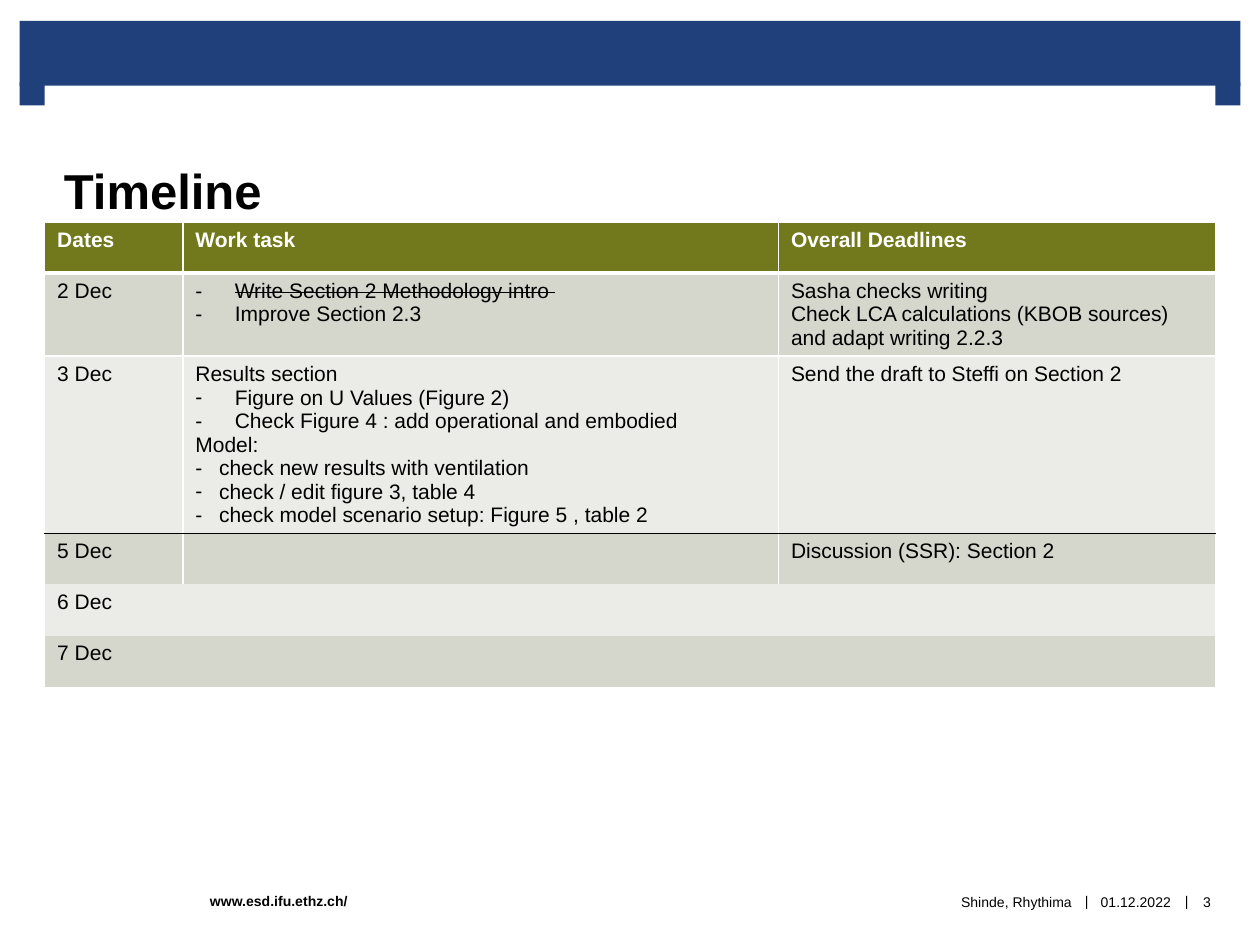
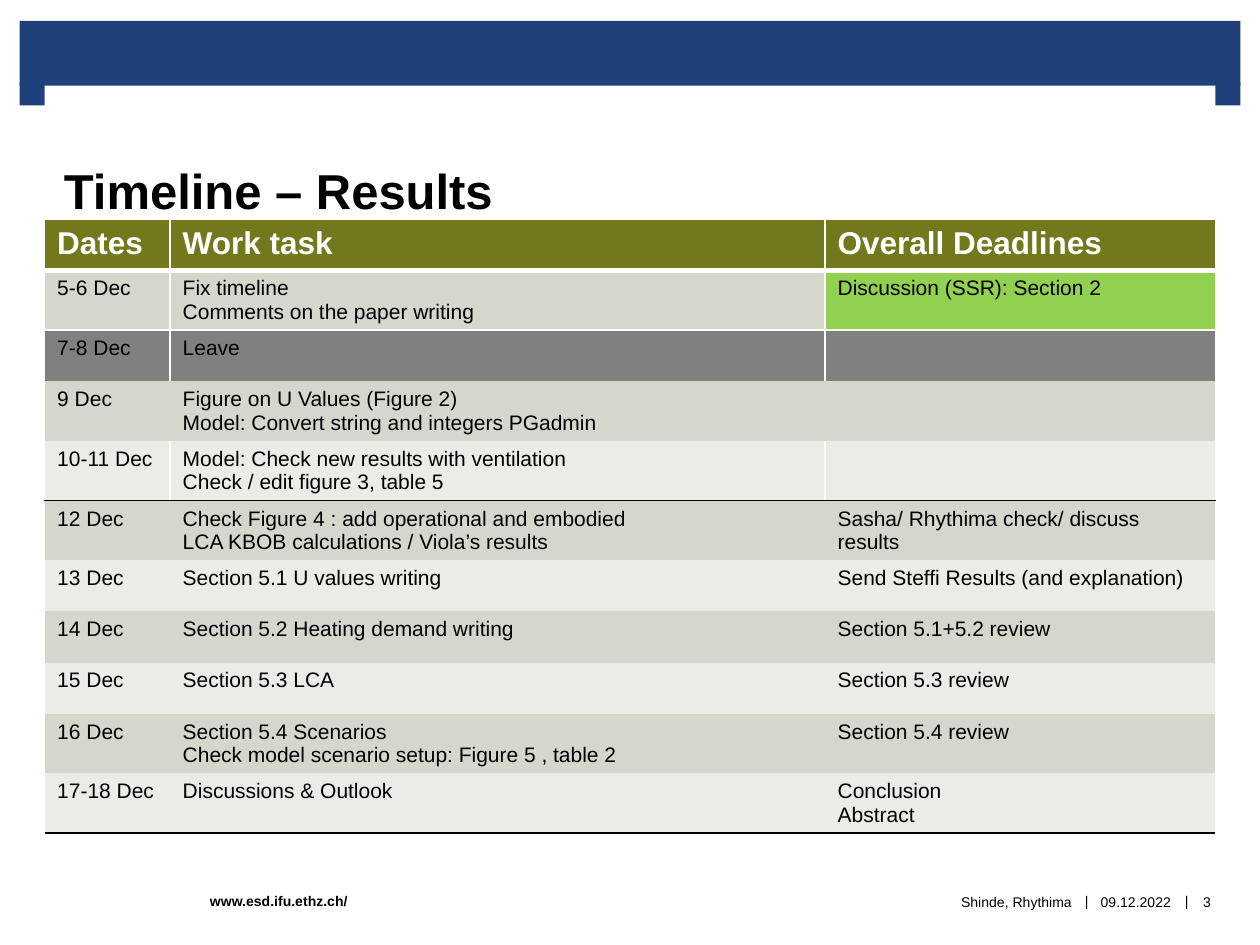
Before and after one commit to rhythimashinde/building-model, a slide deck: slide 3 of final/Discussion_paper.pptx. Drawn at 1260x945 pixels with LibreOffice and Linux fonts; fonts in the diff are those of the drawing; background and template pictures are left out. Boxes give left, top, right and bottom in pixels: in the first picture for what was removed or moved away, otherwise in the second. Text is boxed around its words. In the diff, an @@ line names an element or a change of style, - is before the commit and + after.

Commit message:
ppt change

```diff
--- a/final/Discussion_paper.pptx
+++ b/final/Discussion_paper.pptx
@@ title at box(64, 173, 493, 210): text changed @@
-Timeline
+Timeline – Results
@@ table at box(44, 219, 1216, 853) @@
-row 2: 2 Dec | Write Section 2 Methodology intro / Improve Section 2.3 | Sasha checks writing / Check LCA calculations (KBOB sources) and adapt writing 2.2.3
-row 3: 3 Dec | Results section / Figure on U Values (Figure 2) / Check Figure 4 : add operational and embodied / Model: / check new results with ventilation / check / edit figure 3, table 4 / check model scenario setup: Figure 5 , table 2 | Send the draft to Steffi on Section 2
-row 4: 5 Dec |  | Discussion (SSR): Section 2
-row 5: 6 Dec |  | 
-row 6: 7 Dec |  | 
+row 2: 5-6 Dec | Fix timeline / Comments on the paper writing | Discussion (SSR): Section 2
+row 3: 7-8 Dec | Leave | 
+row 4: 9 Dec | Figure on U Values (Figure 2) / Model: Convert string and integers PGadmin | 
+row 5: 10-11 Dec | Model: Check new results with ventilation / Check / edit figure 3, table 5 | 
+row 6: 12 Dec | Check Figure 4 : add operational and embodied / LCA KBOB calculations / Viola’s results | Sasha/ Rhythima check/ discuss results
+row 7: 13 Dec | Section 5.1 U values writing | Send Steffi Results (and explanation)
+row 8: 14 Dec | Section 5.2 Heating demand writing | Section 5.1+5.2 review
+row 9: 15 Dec | Section 5.3 LCA | Section 5.3 review
+row 10: 16 Dec | Section 5.4 Scenarios / Check model scenario setup: Figure 5 , table 2 | Section 5.4 review
+row 11: 17-18 Dec | Discussions & Outlook | Conclusion / Abstract
@@ text at box(1101, 897, 1171, 907): text changed @@
-01.12.2022
+09.12.2022
```
Also in this commit, not shown: 10 other slides changed, 5 slides added, 2 other files.
